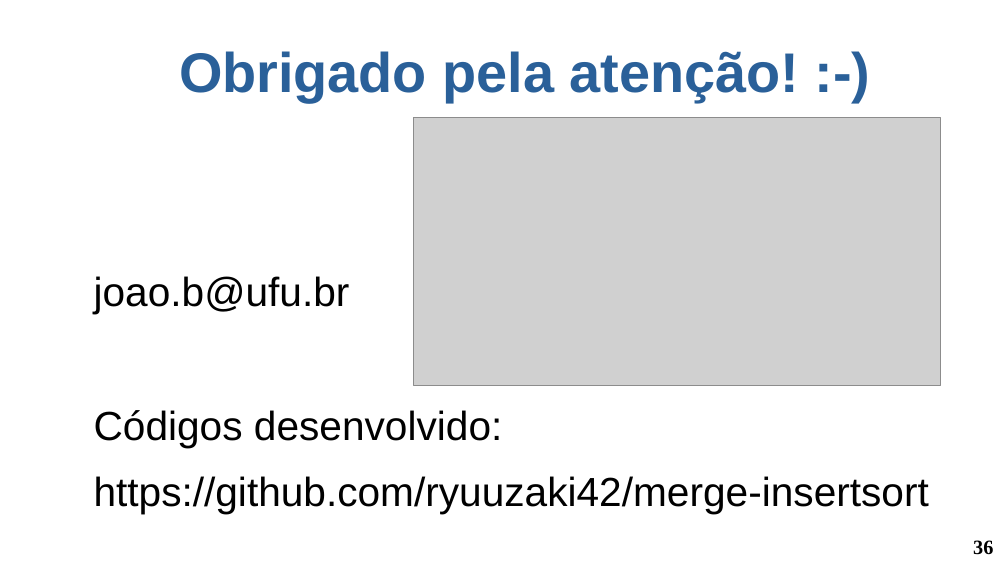
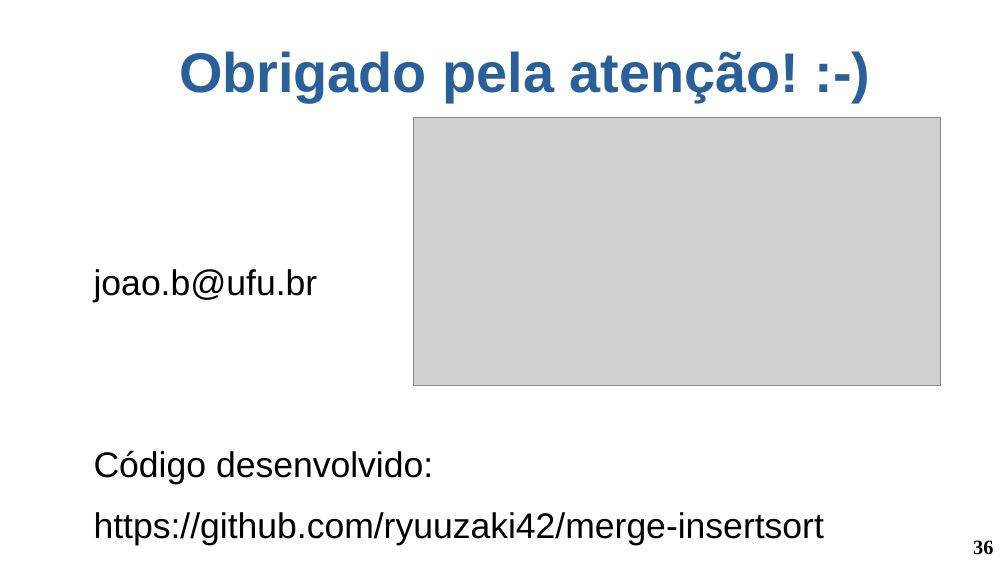
Before and after one commit to ryuuzaki42/merge-insertsort, a slide deck: slide 36 of trabalho01 app JB.odp. Drawn at 1008x567 pixels with LibreOffice and Linux fonts; fonts in the diff are those of the drawing; grey boxes stand for pictures. Boxes give left, top, right and bottom in pixels: in the first picture for what was removed or moved away, otherwise in the second. Text is boxed around its words. In the diff, an @@ line names an element or a change of style, - is before the commit and + after.

```diff
--- a/trabalho01 app JB.odp
+++ b/trabalho01 app JB.odp
@@ text at [94,269,824,545]: size 32 to 28 pt in "joao.b@ufu.br", "https://github.com/ryuuzaki42/merge-insertsort" @@
@@ text at [94,450,433,484]: text changed; size 32 to 28 pt @@
-Códigos desenvolvido:
+Código desenvolvido:
```
Also in this commit, not shown: 9 other slides changed, 1 other file.
